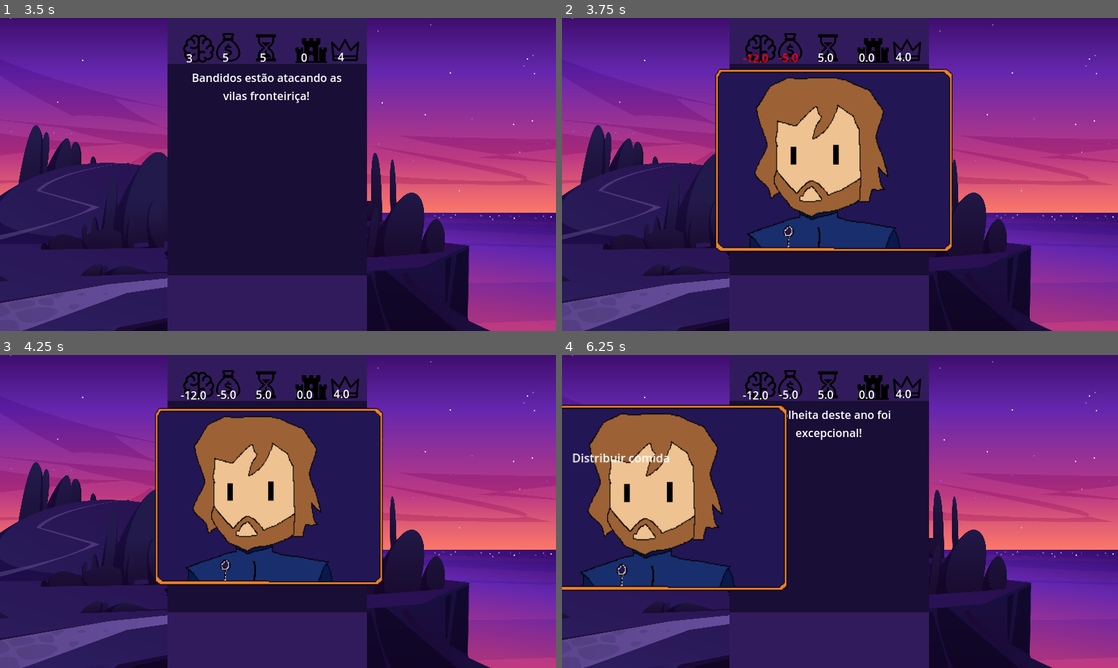
Above: before the commit, frames 1-4 (two rows, left to right).
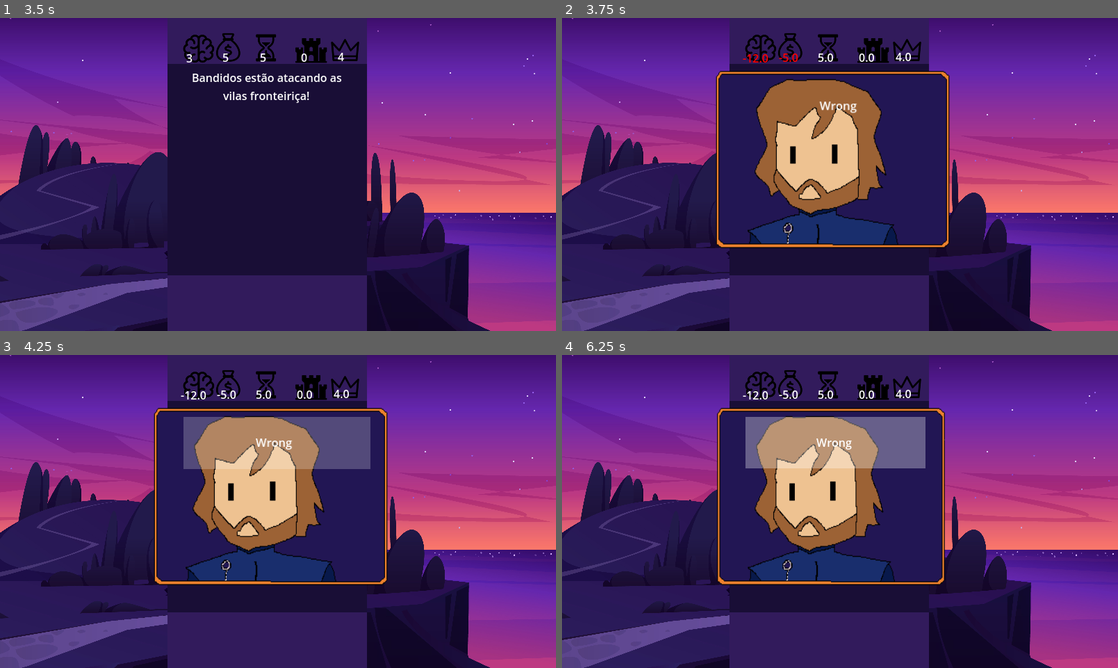
Above: after the commit, the same moments.

Repository: JulioDomanski/TCC
Game: Godot game, scene res://scenes/Main.tscn
The game is run twice, just before and just after one commit, with the same random seed, the same clock (stepped at 60 frames per second) and the same inputs.
Inputs (mouse positions are in pixels of both pictures, inside the frame that each line leads up to):
- Up to frame 1 (3.5 s): tap Enter at 0.5, 2.75 s; drag from (255, 161) to (333, 105) at 0.52 s; drag from (444, 221) to (250, 237) at 1.27 s; tap Space at 2 s; move the mouse to (111, 127) at 2.02 s; click (111, 127) at 2.17 s; drag from (305, 174) to (111, 127) at 2.77 s
- Up to frame 2 (3.75 s): move the mouse to (756, 96) at 3.52 s; click (756, 96) at 3.67 s
- Up to frame 3 (4.25 s): no input
- Up to frame 4 (6.25 s): drag from (817, 498) to (756, 433) at 4.27 s; move the mouse to (728, 527) at 5.02 s; click (728, 527) at 5.17 s; tap Space at 5.75 s; drag from (895, 442) to (728, 527) at 5.77 s

Frame 1 is identical in both runs. In frame 2, 5.0% of the frame differs, in the area x 27-71%, y 16-75%; in frame 3, 7.9%; in frame 4, 33%, in the area x 0-69%, y 15-76%.

Commit message:
Feedback funcional

Diff:
--- a/data/cards.json
+++ b/data/cards.json
@@ -19,7 +19,11 @@
 			"trust":0,
 			"progress":0
 		},
-		"correct_answer":"right"
+		"correct_answer":"right",
+		"feedback":{
+			"right":"You're right",
+			"left":"Wrong"
+		}
 	},
 	{
 		"id": 2,
@@ -41,6 +45,10 @@
 			"trust":0,
 			"progress":0
 		},
-		"correct_answer":"left"
+		"correct_answer":"left",
+		"feedback":{
+			"right":"You're wrong",
+			"left":"You're right"
+		}
 	}
 ]
--- a/scenes/Card.tscn
+++ b/scenes/Card.tscn
@@ -54,12 +54,30 @@
 offset_right = 16.9919
 offset_bottom = 3.0
 
-[node name="Label" type="Label" parent="."]
-layout_mode = 0
-anchor_left = -0.13
-anchor_top = -1.55
-anchor_right = 0.925
-anchor_bottom = -0.78
-offset_left = -1.71661e-05
-offset_right = 96.0
+[node name="LabelFeedback" type="Label" parent="."]
+z_index = 1
+layout_mode = 1
+anchors_preset = -1
+anchor_left = -0.176
+anchor_top = -0.915
+anchor_right = 0.917
+anchor_bottom = -0.106
+offset_left = -0.0671387
+offset_top = -5.97
+offset_right = 93.4948
+offset_bottom = 7.692
 scale = Vector2(0.660077, 0.90415)
+horizontal_alignment = 1
+vertical_alignment = 1
+
+[node name="FeedbackBackground" type="ColorRect" parent="."]
+layout_mode = 1
+anchors_preset = -1
+anchor_left = -0.12
+anchor_top = -0.951
+anchor_right = 1.44
+offset_left = -0.0799999
+offset_top = -0.0179977
+offset_right = -0.0400085
+offset_bottom = -4.0
+color = Color(1, 1, 1, 0.315)
--- a/scripts/Card.gd
+++ b/scripts/Card.gd
@@ -1,6 +1,7 @@
 extends Control
 
 signal card_discarded(direction, card_data)
+
 
 var dragging = false
 var drag_offset = Vector2()
@@ -8,11 +9,14 @@
 var initial_global_position = Vector2()
 const SWIPE_THRESHOLD = 200
 
+
 # Referências aos nós
 @onready var texture_rect = $TextureRect
-
+@onready var label_feedback = $LabelFeedback
 @onready var label_left = $LeftChoiceLabel
 @onready var label_right = $RightChoiceLabel
+@onready var feedback_background = $FeedbackBackground
+
 
 var card_data = {}
 
@@ -24,7 +28,7 @@
 	label_left.modulate.a = 0
 	label_right.modulate.a = 0
 
-func setup_card(data):
+func setup_card(data,is_feedback = false,direction="right"):
 	card_data = data
 
 	# Carrega a imagem da carta
@@ -35,10 +39,25 @@
 
 	# Configura os textos
 
-	if card_data.has("left_choice"):
-		label_left.text = card_data["left_choice"]
-	if card_data.has("right_choice"):
-		label_right.text = card_data["right_choice"]
+	if is_feedback:
+		label_feedback.text = card_data["feedback"][direction]
+		label_feedback.visible = true
+		feedback_background.visible = true
+		feedback_background.modulate.a = 0
+		feedback_background.scale = Vector2(0.8, 0.8)
+
+		var tween = get_tree().create_tween()
+		tween.tween_property(label_feedback, "modulate:a", 1, 0.4)
+		tween.parallel().tween_property(label_feedback, "scale", Vector2(1, 1), 0.4).set_trans(Tween.TRANS_BACK).set_ease(Tween.EASE_OUT)
+		tween.tween_property(feedback_background, "modulate:a", 1, 0.4)
+		tween.parallel().tween_property(feedback_background, "scale", Vector2(1, 1), 0.4).set_trans(Tween.TRANS_BACK).set_ease(Tween.EASE_OUT)
+	else:
+		label_left.text = data.get("left_choice", "")
+		label_right.text = data.get("right_choice", "")
+		label_feedback.visible = false
+		feedback_background.visible = false
+		label_left.visible = true
+		label_right.visible = true
 
 func _gui_input(event):
 	if event is InputEventMouseButton and event.button_index == MOUSE_BUTTON_LEFT:
--- a/scripts/Main.gd
+++ b/scripts/Main.gd
@@ -5,8 +5,9 @@
 var deck = [] # Array com os IDs das cartas
 var current_card = null
 var cards_data = {}
+var feedback_data = {}
 var card_id = 0 # Dicionário para armazenar todas as cartas
-
+var showing_feedback = false
 func _ready():
 	load_cards_data()
 	initialize_deck()
@@ -76,7 +77,26 @@
 	await get_tree().create_timer(0.5).timeout
 	node.add_theme_color_override("font_color", Color(1,1,1))
 
+func show_feedback_card(card_data,direction):
+	showing_feedback = true
+
+	# Remove decision card
+	if current_card:
+		current_card.queue_free()
+
+	# Create feedback card
+	current_card = CardScene.instantiate()
+	$CardContainer.add_child(current_card)
+	current_card.setup_card(cards_data[card_id], true,direction)
+	current_card.connect("card_discarded", Callable(self, "_on_card_discarded"))
+
 func _on_card_discarded(direction, card_data):
+	if showing_feedback:
+		# Feedback was shown and swiped away, now show next card
+		showing_feedback = false
+		spawn_new_card()
+		return
+
 	print("Carta descartada: ", direction)
 	# Aqui você pode processar os efeitos da carta se quiser
 
@@ -88,4 +108,4 @@
 	set_points($WrapperIndicadores/PontosConfianca,direction,"trust")
 
 
-	spawn_new_card() # Pede uma nova carta
+	show_feedback_card(card_data,direction) # Pede uma nova carta
